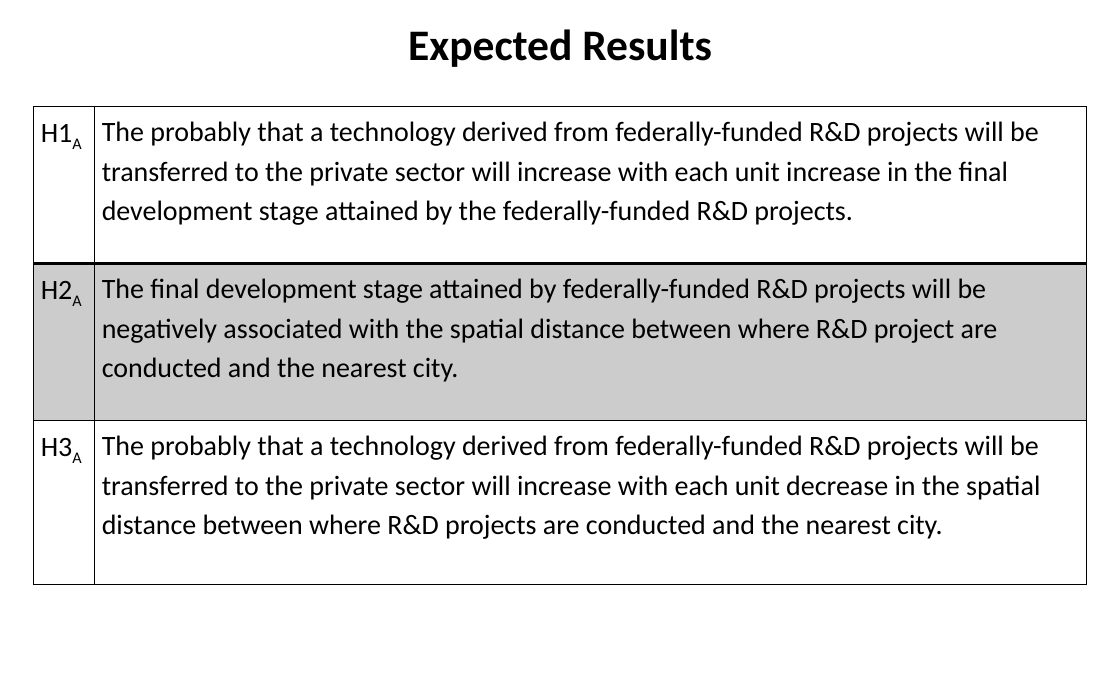
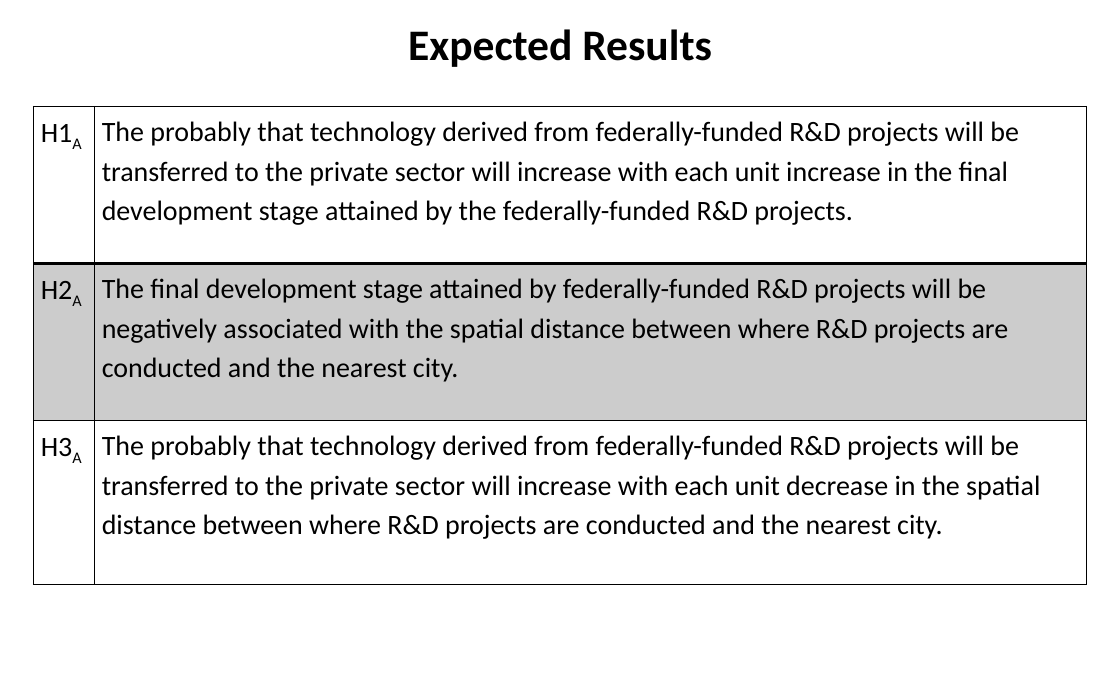
Before and after one commit to SLU-Courses-Townes/SOC5600, a slide deck: slide 38 of FinalProject/Presentation/Townes_SOC5600_FinalProject_Presentation.pptx. Drawn at 1120x700 pixels with LibreOffice and Linux fonts; fonts in the diff are those of the drawing. Boxes give left, top, right and bottom in pixels: in the first picture for what was removed or moved away, otherwise in the second. Text is boxed around its words. In the diff, an @@ line names an element or a change of style, - is before the commit and + after.

Commit message:
Completed presentation for FinalProject

```diff
--- a/FinalProject/Presentation/Townes_SOC5600_FinalProject_Presentation.pptx
+++ b/FinalProject/Presentation/Townes_SOC5600_FinalProject_Presentation.pptx
@@ table at [34, 106, 1086, 585] @@
-row 1, column 2: The probably that a technology derived from federally-funded R&D projects will be transferred to the private sector will increase with each unit increase in the final development stage attained by the federally-funded R&D projects.
+row 1, column 2: The probably that technology derived from federally-funded R&D projects will be transferred to the private sector will increase with each unit increase in the final development stage attained by the federally-funded R&D projects.
-row 2, column 2: The final development stage attained by federally-funded R&D projects will be negatively associated with the spatial distance between where R&D project are conducted and the nearest city.
+row 2, column 2: The final development stage attained by federally-funded R&D projects will be negatively associated with the spatial distance between where R&D projects are conducted and the nearest city.
-row 3, column 2: The probably that a technology derived from federally-funded R&D projects will be transferred to the private sector will increase with each unit decrease in the spatial distance between where R&D projects are conducted and the nearest city.
+row 3, column 2: The probably that technology derived from federally-funded R&D projects will be transferred to the private sector will increase with each unit decrease in the spatial distance between where R&D projects are conducted and the nearest city.
```
Also in this commit, not shown: 10 other slides changed.
